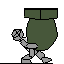
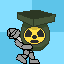
The second w=64, h=64 image is a revision of the first. Changes to its layers:
removed layer "something0005.png" over (0, 8, 58, 64)
added layer "7" above "8" over (7, 10, 56, 64)
added layer "Layer 3" over (0, 0, 64, 64)
